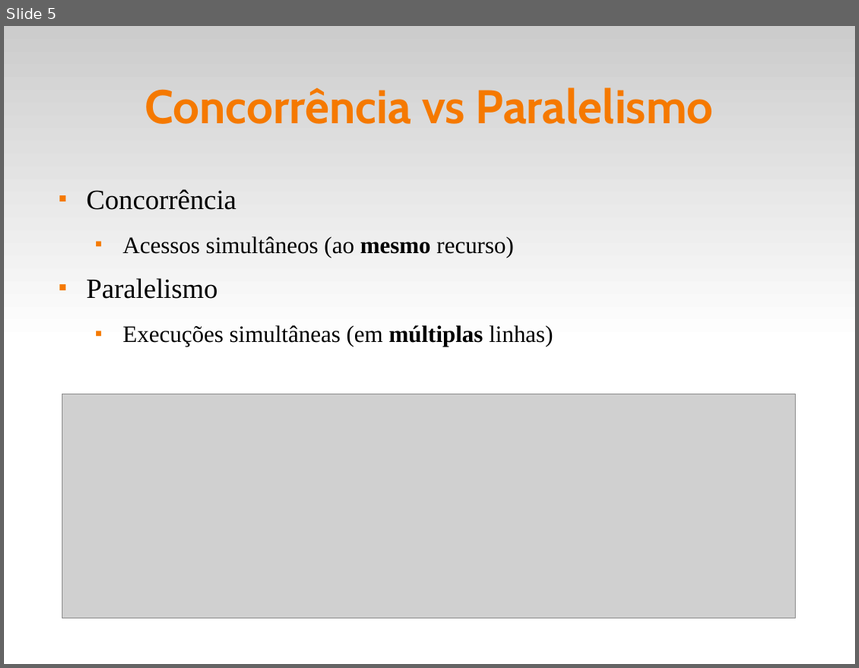
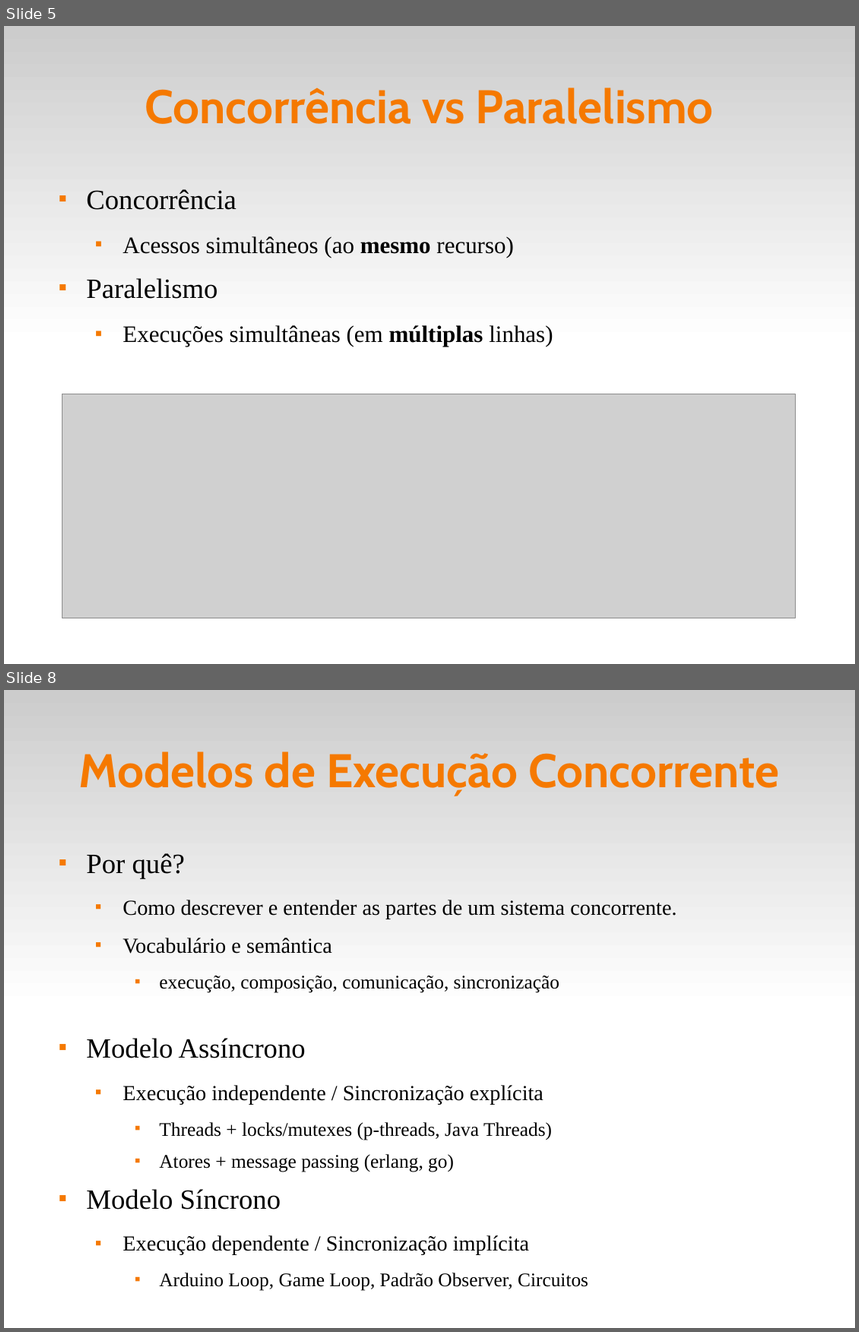
Before and after one commit to fsantanna-uerj/reativos, a slide deck: slides/01_reativos.odp. Shown one above the other, each under a label of ours: slide 5 before the commit, slides 5 and 8 after it; the slides between them are not shown. The pictures are 859x668 and 859x1332 pixels, drawn with LibreOffice and Linux fonts; fonts in the diff are those of the drawing; grey boxes stand for pictures. Boxes give left, top, right and bottom in pixels: in the first picture for what was removed or moved away, otherwise in the second. Text is boxed around its words. In the diff, an @@ line names an element or a change of style, - is before the commit and + after.

```diff
--- a/slides/01_reativos.odp
+++ b/slides/01_reativos.odp
@@ slide 8 added at box(4, 690, 855, 1328), background #FFFFFF; not listed: 1 template element that a slide beside it also shows @@
@@ title added at box(78, 752, 780, 796), 44 pt, text #F57900, bold @@
+Modelos de Execução Concorrente
@@ text added at box(86, 853, 677, 1291), 18 pt, text #000000 @@
+■ Por quê?
+  ■ Como descrever e entender as partes de um sistema concorrente.
+  ■ Vocabulário e semântica
+    ■ execução, composição, comunicação, sincronização
+■ Modelo Assíncrono
+  ■ Execução independente / Sincronização explícita
+    ■ Threads + locks/mutexes (p-threads, Java Threads)
+    ■ Atores + message passing (erlang, go)
+■ Modelo Síncrono
+  ■ Execução dependente / Sincronização implícita
+    ■ Arduino Loop, Game Loop, Padrão Observer, Circuitos
```
Also in this commit, not shown: 2 slides changed, 1 other slide added, 1 slide removed, 2 other files.
